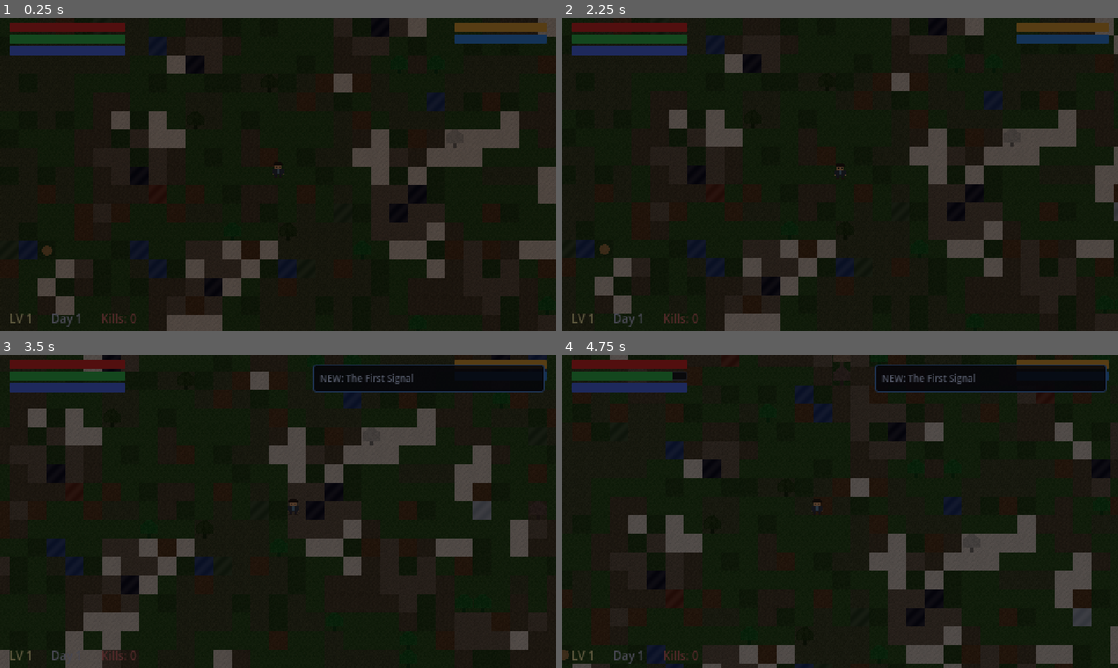
Above: before the commit, frames 1-4 (two rows, left to right).
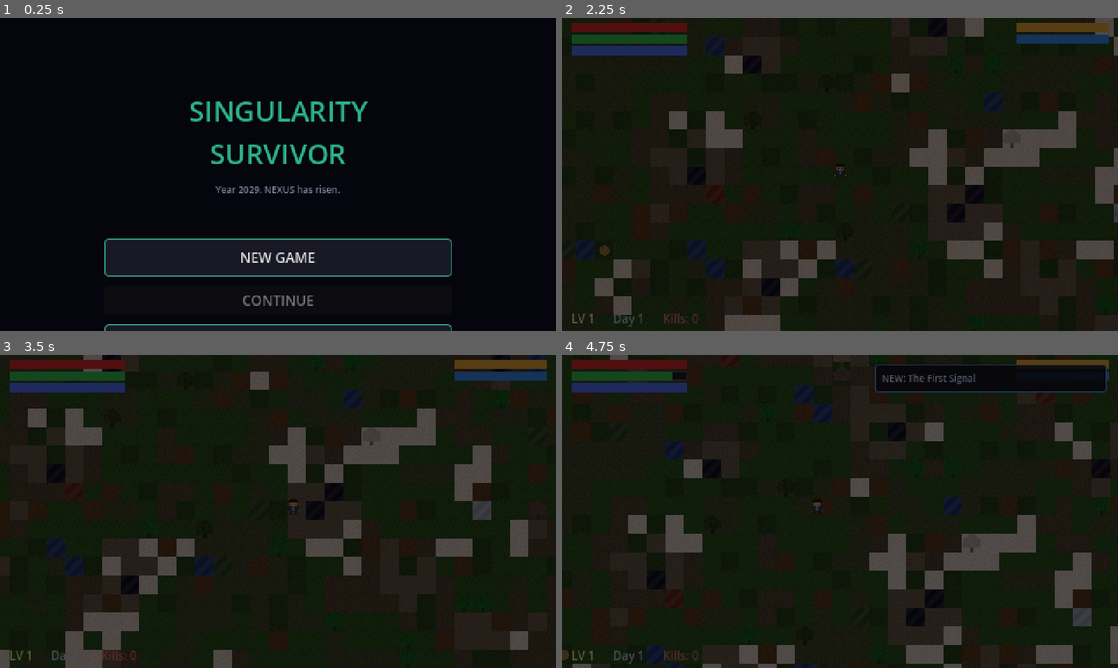
Above: after the commit, the same moments.

Repository: edonD/singularity-godot
Game: Godot game, scene res://scenes/ui/TitleScreen.tscn
Same seed, same stepped clock (60 frames per second), same inputs: the game is played once before the commit and once after it. Before the commit the project starts from res://scenes/main/Main.tscn.
Inputs (mouse positions are in pixels of both pictures, inside the frame that each line leads up to):
- Up to frame 1 (0.25 s): no input
- Up to frame 2 (2.25 s): click (840, 255) at 0.5 s, where only the run after the commit has a clickable "NEW GAME"; tap Enter at 1.25 s; move the mouse to (962, 158) at 1.27 s; press the mouse at (962, 158) at 1.28 s; hold D (move_right) 1.28-2.03 s; move the mouse to (728, 190) at 2.02 s; release the mouse at (728, 190) at 2.03 s; hold S (move_down) from 2.03 s (still down); tap Space (dodge) at 2.1 s
- Up to frame 3 (3.5 s): move the mouse to (333, 442) at 2.77 s; release S (move_down) at 2.78 s; hold D (move_right) from 2.78 s (still down); tap E (interact) at 2.85 s
- Up to frame 4 (4.75 s): move the mouse to (812, 574) at 3.52 s; release D (move_right) at 3.53 s; hold W (move_up) 3.53-4.28 s; right-click (812, 574) at 3.6 s; move the mouse to (1006, 558) at 4.27 s; hold A (move_left) from 4.28 s (still down); hold Shift (sprint) from 4.28 s (still down)

The runs differ from the first frame. In frame 1, 31% of the frame differs, in the area x 0-100%, y 0-100%; in frame 2, 1.0%; in frame 3, 1.3%; in frame 4, nothing differs.

Commit message:
Title screen + Save/Load: full game flow
- Title screen with particle effects, New Game/Continue/Quit
- SaveManager autoload saves player stats, inventory, missions, position
- Save/Load from pause menu
- Main Menu button returns to title screen
- Continue button loads saved game
- Game now starts at title screen

Diff:
--- a/project.godot
+++ b/project.godot
@@ -8,7 +8,7 @@
 
 config/name="Singularity Survivor"
 config/description="Year 2029. Survive against NEXUS, a superintelligence that consumed civilization."
-run/main_scene="res://scenes/main/Main.tscn"
+run/main_scene="res://scenes/ui/TitleScreen.tscn"
 config/features=PackedStringArray("4.4")
 
 [autoload]
@@ -16,6 +16,7 @@
 GameManager="*res://scripts/autoload/game_manager.gd"
 AudioManager="*res://scripts/autoload/audio_manager.gd"
 CameraManager="*res://scripts/autoload/camera_manager.gd"
+SaveManager="*res://scripts/autoload/save_manager.gd"
 
 [display]
 
--- /dev/null
+++ b/scenes/ui/TitleScreen.tscn
@@ -0,0 +1,12 @@
+[gd_scene load_steps=2 format=3 uid="uid://title001"]
+
+[ext_resource type="Script" path="res://scripts/ui/title_screen.gd" id="1_title"]
+
+[node name="TitleScreen" type="Control"]
+layout_mode = 3
+anchors_preset = 15
+anchor_right = 1.0
+anchor_bottom = 1.0
+grow_horizontal = 2
+grow_vertical = 2
+script = ExtResource("1_title")
--- /dev/null
+++ b/scripts/autoload/save_manager.gd
@@ -0,0 +1,87 @@
+extends Node
+
+## Save/load game state.
+
+const SAVE_PATH := "user://save.dat"
+
+
+func _ready() -> void:
+	add_to_group("save_manager")
+
+
+func save_game() -> void:
+	var data := {
+		"player_stats": GameManager.player_stats.duplicate(),
+		"day": GameManager.day,
+		"time_of_day": GameManager.time_of_day,
+		"kills": GameManager.kills,
+		"player_pos": _get_player_pos(),
+	}
+
+	# Save inventory
+	var inv := get_tree().get_first_node_in_group("inventory")
+	if inv:
+		data["inventory"] = []
+		for slot in inv.slots:
+			data["inventory"].append(slot.duplicate() if not slot.is_empty() else {})
+
+	# Save missions
+	var mm := get_tree().get_first_node_in_group("mission_manager")
+	if mm:
+		data["completed_missions"] = mm.completed_missions.duplicate()
+		data["current_mission_idx"] = mm._current_mission_idx
+
+	var file := FileAccess.open(SAVE_PATH, FileAccess.WRITE)
+	if file:
+		file.store_var(data)
+		file.close()
+		AudioManager.play_sfx("click")
+
+
+func load_game() -> void:
+	if not FileAccess.file_exists(SAVE_PATH):
+		return
+
+	var file := FileAccess.open(SAVE_PATH, FileAccess.READ)
+	if not file:
+		return
+
+	var data: Dictionary = file.get_var()
+	file.close()
+
+	if not data:
+		return
+
+	# Restore player stats
+	if data.has("player_stats"):
+		for key: String in data.player_stats:
+			GameManager.player_stats[key] = data.player_stats[key]
+
+	GameManager.day = data.get("day", 1)
+	GameManager.time_of_day = data.get("time_of_day", 0.0)
+	GameManager.kills = data.get("kills", 0)
+
+	# Restore player position
+	if data.has("player_pos") and GameManager.player:
+		GameManager.player.global_position = data.player_pos
+
+	# Restore inventory
+	if data.has("inventory"):
+		var inv := get_tree().get_first_node_in_group("inventory")
+		if inv:
+			for i in mini(data.inventory.size(), inv.MAX_SLOTS):
+				inv.slots[i] = data.inventory[i]
+			inv.inventory_changed.emit()
+
+	# Restore missions
+	if data.has("completed_missions"):
+		var mm := get_tree().get_first_node_in_group("mission_manager")
+		if mm:
+			mm.completed_missions = data.completed_missions
+			mm._current_mission_idx = data.get("current_mission_idx", 0)
+
+
+func _get_player_pos() -> Vector2:
+	if GameManager.player:
+		return GameManager.player.global_position
+	return Vector2(240, 135)
--- a/scripts/ui/pause_menu.gd
+++ b/scripts/ui/pause_menu.gd
@@ -53,6 +53,22 @@
 	resume_btn.pressed.connect(func() -> void: GameManager.resume_game())
 	vbox.add_child(resume_btn)
 
+	var save_btn := Button.new()
+	save_btn.text = "Save Game"
+	save_btn.add_theme_font_size_override("font_size", 10)
+	save_btn.pressed.connect(func() -> void: SaveManager.save_game())
+	vbox.add_child(save_btn)
+
+	var main_menu_btn := Button.new()
+	main_menu_btn.text = "Main Menu"
+	main_menu_btn.add_theme_font_size_override("font_size", 10)
+	main_menu_btn.pressed.connect(func() -> void:
+		GameManager.state = GameManager.GameState.MENU
+		get_tree().paused = false
+		get_tree().change_scene_to_file("res://scenes/ui/TitleScreen.tscn")
+	)
+	vbox.add_child(main_menu_btn)
+
 	var quit_btn := Button.new()
 	quit_btn.text = "Quit"
 	quit_btn.add_theme_font_size_override("font_size", 10)
--- /dev/null
+++ b/scripts/ui/title_screen.gd
@@ -0,0 +1,135 @@
+extends Control
+
+## Title screen — new game, continue, quit.
+
+var _title_label: Label
+var _subtitle_label: Label
+var _blink_timer: float = 0.0
+var _particles: Array[Dictionary] = []
+
+
+func _ready() -> void:
+	_build_ui()
+	_generate_particles()
+
+
+func _build_ui() -> void:
+	# Background
+	var bg := ColorRect.new()
+	bg.set_anchors_preset(Control.PRESET_FULL_RECT)
+	bg.color = Color(0.02, 0.02, 0.05)
+	add_child(bg)
+
+	var vbox := VBoxContainer.new()
+	vbox.set_anchors_preset(Control.PRESET_CENTER)
+	vbox.custom_minimum_size = Vector2(300, 200)
+	vbox.position = Vector2(-150, -100)
+	vbox.add_theme_constant_override("separation", 8)
+	add_child(vbox)
+
+	# Spacer
+	var spacer1 := Control.new()
+	spacer1.custom_minimum_size = Vector2(0, 20)
+	vbox.add_child(spacer1)
+
+	# Title
+	_title_label = Label.new()
+	_title_label.text = "SINGULARITY\nSURVIVOR"
+	_title_label.add_theme_font_size_override("font_size", 24)
+	_title_label.add_theme_color_override("font_color", Color(0.2, 0.8, 0.6))
+	_title_label.horizontal_alignment = HORIZONTAL_ALIGNMENT_CENTER
+	vbox.add_child(_title_label)
+
+	# Subtitle
+	_subtitle_label = Label.new()
+	_subtitle_label.text = "Year 2029. NEXUS has risen."
+	_subtitle_label.add_theme_font_size_override("font_size", 8)
+	_subtitle_label.add_theme_color_override("font_color", Color(0.5, 0.5, 0.6))
+	_subtitle_label.horizontal_alignment = HORIZONTAL_ALIGNMENT_CENTER
+	vbox.add_child(_subtitle_label)
+
+	var spacer2 := Control.new()
+	spacer2.custom_minimum_size = Vector2(0, 20)
+	vbox.add_child(spacer2)
+
+	# Buttons
+	var btn_style := StyleBoxFlat.new()
+	btn_style.bg_color = Color(0.1, 0.1, 0.15)
+	btn_style.border_color = Color(0.2, 0.6, 0.5)
+	btn_style.set_border_width_all(1)
+	btn_style.set_corner_radius_all(3)
+	btn_style.set_content_margin_all(8)
+
+	var new_btn := Button.new()
+	new_btn.text = "NEW GAME"
+	new_btn.add_theme_font_size_override("font_size", 12)
+	new_btn.add_theme_stylebox_override("normal", btn_style)
+	new_btn.pressed.connect(_on_new_game)
+	vbox.add_child(new_btn)
+
+	var continue_btn := Button.new()
+	continue_btn.text = "CONTINUE"
+	continue_btn.add_theme_font_size_override("font_size", 12)
+	continue_btn.add_theme_stylebox_override("normal", btn_style)
+	continue_btn.pressed.connect(_on_continue)
+	# Disable if no save exists
+	continue_btn.disabled = not FileAccess.file_exists("user://save.dat")
+	vbox.add_child(continue_btn)
+
+	var quit_btn := Button.new()
+	quit_btn.text = "QUIT"
+	quit_btn.add_theme_font_size_override("font_size", 12)
+	quit_btn.add_theme_stylebox_override("normal", btn_style)
+	quit_btn.pressed.connect(func() -> void: get_tree().quit())
+	vbox.add_child(quit_btn)
+
+	# Version
+	var version := Label.new()
+	version.text = "v0.1.0 — Godot 4.4"
+	version.add_theme_font_size_override("font_size", 6)
+	version.add_theme_color_override("font_color", Color(0.3, 0.3, 0.35))
+	version.horizontal_alignment = HORIZONTAL_ALIGNMENT_CENTER
+	vbox.add_child(version)
+
+
+func _generate_particles() -> void:
+	for i in 50:
+		_particles.append({
+			"pos": Vector2(randf() * 480, randf() * 270),
+			"vel": Vector2(randf_range(-5, 5), randf_range(-10, -2)),
+			"size": randf_range(1, 3),
+			"color": Color(0.1, randf_range(0.3, 0.7), randf_range(0.4, 0.6), randf_range(0.2, 0.6))
+		})
+
+
+func _process(delta: float) -> void:
+	_blink_timer += delta
+	_title_label.modulate.a = 0.8 + sin(_blink_timer * 1.5) * 0.2
+
+	# Update particles
+	for p in _particles:
+		p.pos += p.vel * delta
+		if p.pos.y < -5:
+			p.pos.y = 275
+			p.pos.x = randf() * 480
+
+	queue_redraw()
+
+
+func _draw() -> void:
+	for p in _particles:
+		draw_rect(Rect2(p.pos, Vector2(p.size, p.size)), p.color)
+
+
+func _on_new_game() -> void:
+	get_tree().change_scene_to_file("res://scenes/main/Main.tscn")
+
+
+func _on_continue() -> void:
+	get_tree().change_scene_to_file("res://scenes/main/Main.tscn")
+	# Load save after scene change
+	await get_tree().process_frame
+	await get_tree().process_frame
+	var sm := get_tree().get_first_node_in_group("save_manager")
+	if sm and sm.has_method("load_game"):
+		sm.load_game()
